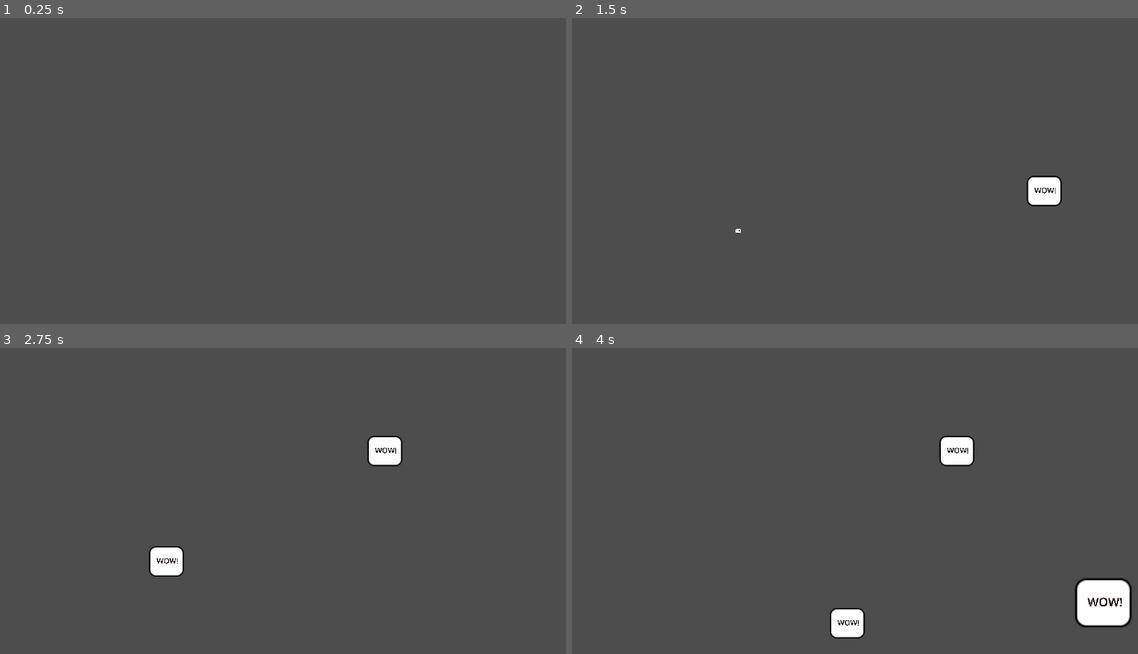
Above: before the commit, frames 1-4 (two rows, left to right).
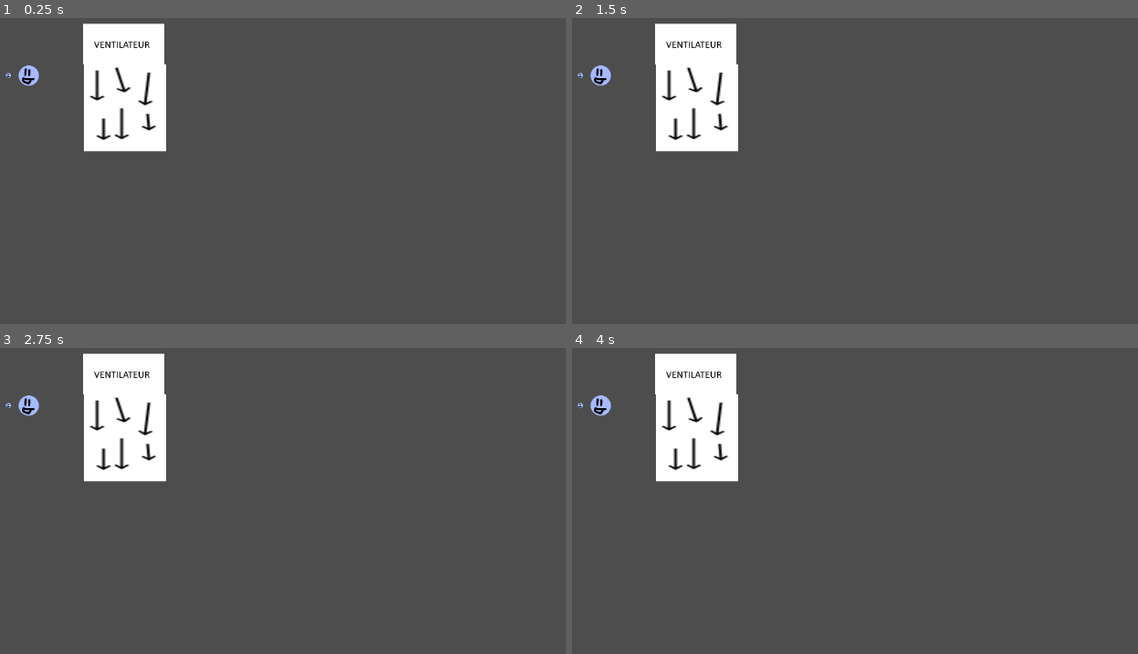
Above: after the commit, the same moments.

Repository: davifarhi/GGJ25-CrashSim-Untitled
Game: Godot game, scene res://scenes/TestWind.tscn
Same seed, same stepped clock (60 frames per second), same inputs: the game is played once before the commit and once after it. Before the commit the project starts from res://scenes/test_ui.tscn.
Inputs (mouse positions are in pixels of both pictures, inside the frame that each line leads up to):
- Up to frame 1 (0.25 s): no input
- Up to frame 2 (1.5 s): tap Enter at 0.5 s; move the mouse to (1041, 189) at 0.52 s; click (1041, 189) at 0.6 s; move the mouse to (736, 232) at 1.27 s; click (736, 232) at 1.35 s
- Up to frame 3 (2.75 s): move the mouse to (384, 452) at 2.02 s; click (384, 452) at 2.1 s
- Up to frame 4 (4 s): move the mouse to (849, 623) at 2.77 s; click (849, 623) at 2.85 s; move the mouse to (1104, 601) at 3.52 s; click (1104, 601) at 3.6 s

The runs differ from the first frame. In frame 1, 6.1% of the frame differs, in the area x 0-30%, y 1-44%; in frame 2, 6.7%; in frame 3, 7.3%; in frame 4, 8.8%, in the area x 0-99%, y 1-95%.

Commit message:
TestWind v1

Diff:
--- a/ggj-crashsim-untilted/project.godot
+++ b/ggj-crashsim-untilted/project.godot
@@ -11,7 +11,7 @@
 [application]
 
 config/name="GGJ-CrashSim-Untilted"
-run/main_scene="res://scenes/test_ui.tscn"
+run/main_scene="res://scenes/TestWind.tscn"
 config/features=PackedStringArray("4.3", "Forward Plus")
 config/icon="res://icon.svg"
 
--- /dev/null
+++ b/ggj-crashsim-untilted/scenes/TestWind.tscn
@@ -0,0 +1,41 @@
+[gd_scene load_steps=6 format=3 uid="uid://batqiainqsml2"]
+
+[ext_resource type="PackedScene" uid="uid://b6j1f4wg7fctp" path="res://scenes/Bubble.tscn" id="1_gbsvf"]
+[ext_resource type="Texture2D" uid="uid://c5onrtjhnjcfu" path="res://assets/WindCollision.png" id="2_yvmps"]
+[ext_resource type="Texture2D" uid="uid://6wtj3jd5v03q" path="res://assets/WindTurbineProto.png" id="3_v1b7i"]
+
+[sub_resource type="RectangleShape2D" id="RectangleShape2D_2c37c"]
+size = Vector2(128, 135)
+
+[sub_resource type="RectangleShape2D" id="RectangleShape2D_rx405"]
+size = Vector2(128, 64)
+
+[node name="Node2D" type="Node2D"]
+
+[node name="Node2D" parent="." instance=ExtResource("1_gbsvf")]
+position = Vector2(129, 110)
+
+[node name="WindTurbine" type="Node2D" parent="."]
+position = Vector2(278, 93)
+
+[node name="WindBox" type="Area2D" parent="WindTurbine"]
+
+[node name="CollisionShape2D" type="CollisionShape2D" parent="WindTurbine/WindBox"]
+position = Vector2(1, 67.5)
+shape = SubResource("RectangleShape2D_2c37c")
+
+[node name="Sprite2D" type="Sprite2D" parent="WindTurbine/WindBox"]
+position = Vector2(3, 68)
+scale = Vector2(2.04648, 1.07619)
+texture = ExtResource("2_yvmps")
+
+[node name="StaticPart" type="StaticBody2D" parent="WindTurbine"]
+position = Vector2(0, -1)
+
+[node name="Sprite" type="Sprite2D" parent="WindTurbine/StaticPart"]
+position = Vector2(1, -32)
+texture = ExtResource("3_v1b7i")
+
+[node name="CollisionShape2D" type="CollisionShape2D" parent="WindTurbine/StaticPart"]
+position = Vector2(1, -32)
+shape = SubResource("RectangleShape2D_rx405")
Binary file added: ggj-crashsim-untilted/assets/WindCollision.png
Not shown, added: ggj-crashsim-untilted/assets/WindCollision.png.import
Binary file added: ggj-crashsim-untilted/assets/WindTurbineProto.png
Not shown, added: ggj-crashsim-untilted/assets/WindTurbineProto.png.import
